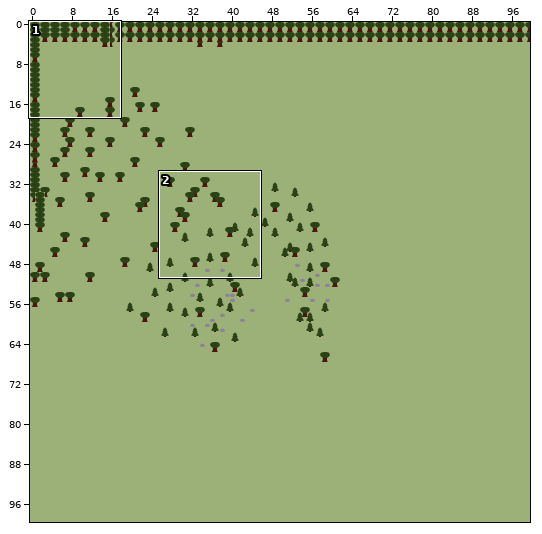
Tiled map, stored at Levels/level_data/first_map.tmx. The picture above shows the old version from afar; the outline marks the close-up.
Close-up. Before the commit:
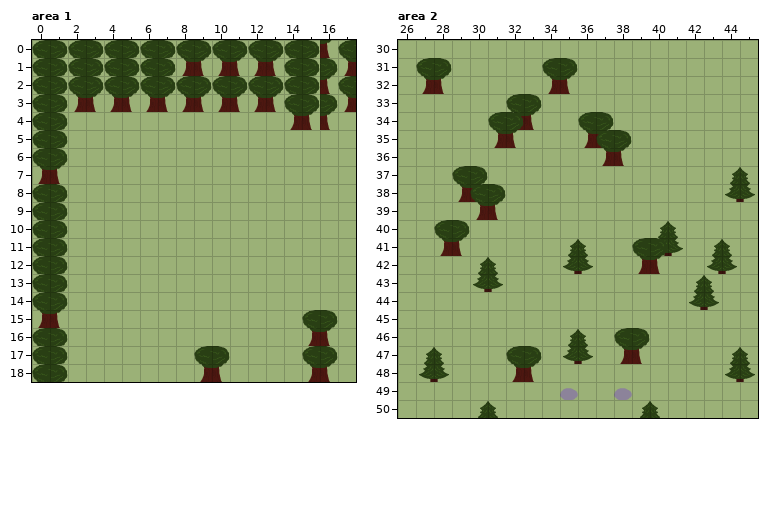
Cells are 64x64 px. Shown: area 1 x 0..17, y 0..18; area 2 x 26..45, y 30..50. The commit also changed other parts of the map, which this record leaves out.
The same view after the edit:
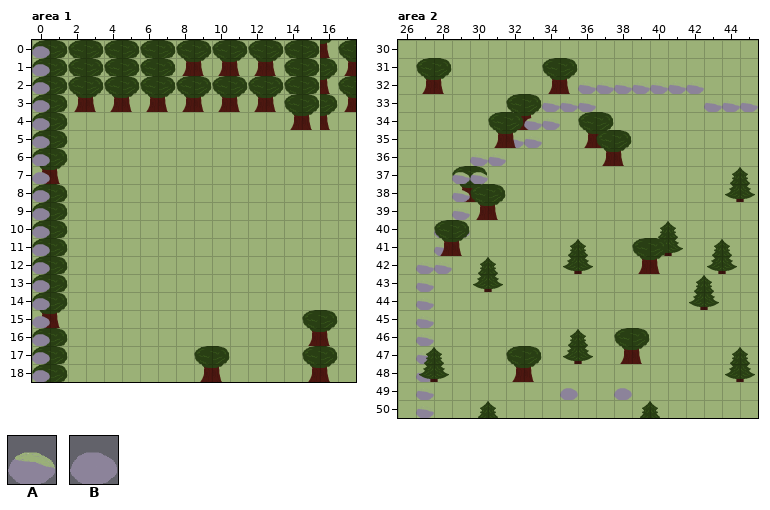
Key: from "rock": A 0; from "rock_nomoss": B 0.
_ is an empty cell, . an unchanged one.
Tiles of an added or newly shown layer are drawn over the layers below it.
The commit says: added barrier. working state!
The edit:
--- layer "Barrier" (added), area 1
@@ x 0..0 @@
- 0 _
- 1 _
- 2 _
- 3 _
- 4 _
- 5 _
- 6 _
- 7 _
- 8 _
- 9 _
-10 _
-11 _
-12 _
-13 _
-14 _
-15 _
-16 _
-17 _
-18 _
+ 0 B
+ 1 B
+ 2 B
+ 3 B
+ 4 B
+ 5 B
+ 6 B
+ 7 B
+ 8 B
+ 9 B
+10 B
+11 B
+12 B
+13 B
+14 B
+15 B
+16 B
+17 B
+18 B
--- layer "Barrier" (added), area 2
@@ x 27..45 @@
-32 ........._______...
-33 .......___......___
-34 ......__...........
-35 .....__............
-36 ...__..............
-37 ..__...............
-38 .._................
-39 .._................
-40 .__................
-41 ._.................
-42 __.................
-43 _..................
-44 _..................
-45 _..................
-46 _..................
-47 _..................
-48 _..................
-49 _..................
-50 _..................
+32 .........AAAAAAA...
+33 .......AAA......AAA
+34 ......AA...........
+35 .....AA............
+36 ...AA..............
+37 ..AA...............
+38 ..A................
+39 ..A................
+40 .AA................
+41 .A.................
+42 AA.................
+43 A..................
+44 A..................
+45 A..................
+46 A..................
+47 A..................
+48 A..................
+49 A..................
+50 A..................
